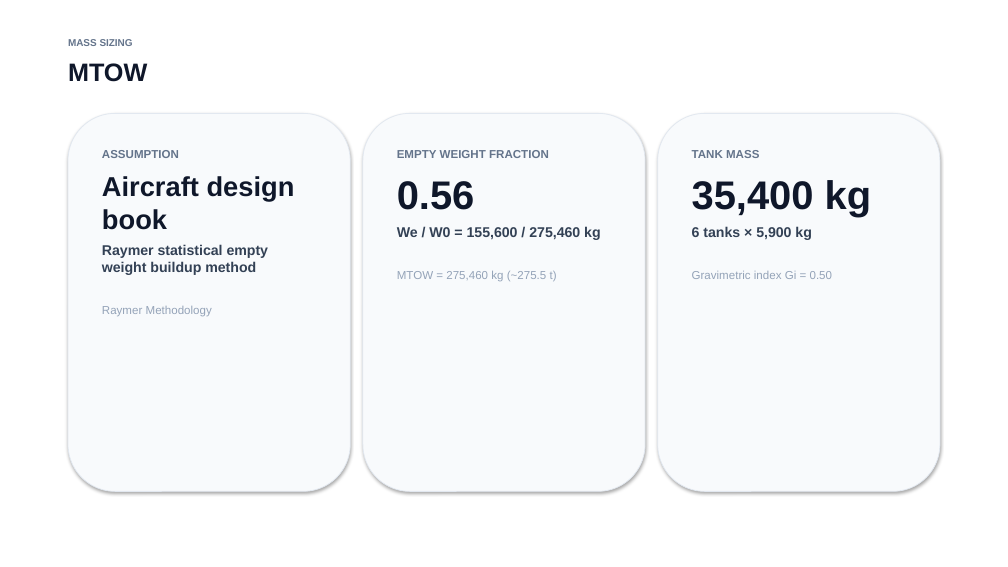
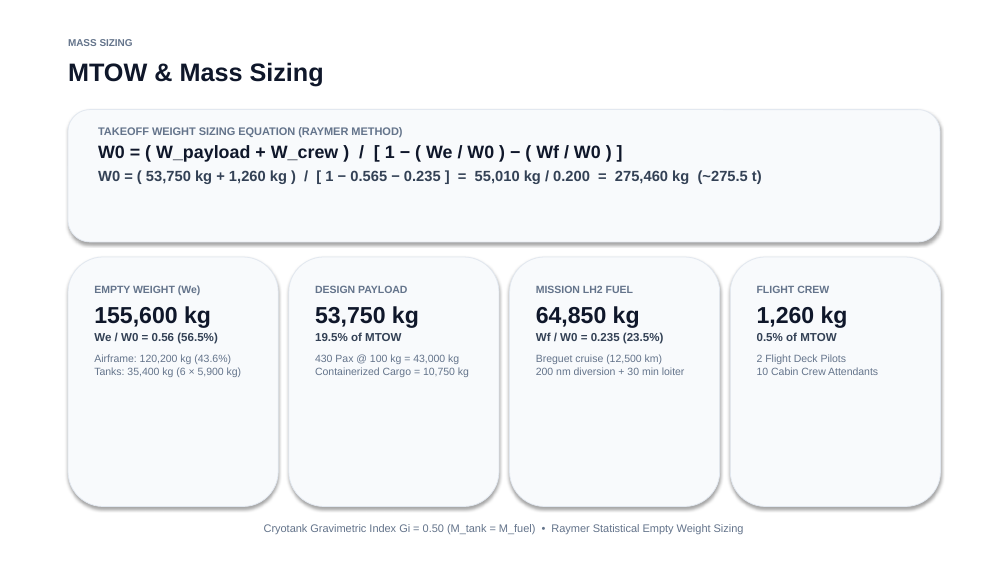
Before and after one commit to Deeprockz22/Aircraft-Design, a slide deck: slide 6 of Aircraft_Design_DT1_EXAELIA_Group13.pptx. Drawn at 1008x567 pixels with LibreOffice and Linux fonts; fonts in the diff are those of the drawing. Boxes give left, top, right and bottom in pixels: in the first picture for what was removed or moved away, otherwise in the second. Text is boxed around its words. In the diff, an @@ line names an element or a change of style, - is before the commit and + after.

Commit message:
Add explicit Raymer takeoff weight sizing calculation and mass breakdown to Slide 6

```diff
--- a/Aircraft_Design_DT1_EXAELIA_Group13.pptx
+++ b/Aircraft_Design_DT1_EXAELIA_Group13.pptx
@@ text at (68,62,324,87): text changed @@
-MTOW
+MTOW & Mass Sizing
@@ rounded rectangle: place and size @@
-rounded rectangle at (68,113,350,492)
+rounded rectangle at (68,110,940,242)
@@ text at (98,127,762,184): text changed; size 13.5 to 14 pt @@
-ASSUMPTION
-Aircraft design book
-Raymer statistical empty weight buildup method
-Raymer Methodology
+TAKEOFF WEIGHT SIZING EQUATION (RAYMER METHOD)
+W0 = ( W_payload + W_crew ) / [ 1 − ( We / W0 ) − ( Wf / W0 ) ]
+W0 = ( 53,750 kg + 1,260 kg ) / [ 1 − 0.565 − 0.235 ] = 55,010 kg / 0.200 = 275,460 kg (~275.5 t)
@@ rounded rectangle: place and size @@
-rounded rectangle at (363,113,645,492)
+rounded rectangle at (68,257,278,507)
@@ rounded rectangle: place and size @@
-rounded rectangle at (658,113,940,492)
+rounded rectangle at (289,257,499,507)
@@ rounded rectangle added at (510,257,720,507), fill #F8FAFC, outline #E2E8F0 0.75 pt @@
@@ rounded rectangle added at (730,257,941,507), fill #F8FAFC, outline #E2E8F0 0.75 pt @@
@@ text at (94,285,242,377): text changed; size 11 to 10 pt; text colour #334155 to #64748B; bold off @@
-EMPTY WEIGHT FRACTION
-0.56
-We / W0 = 155,600 / 275,460 kg
-MTOW = 275,460 kg (~275.5 t)
+EMPTY WEIGHT (We)
+155,600 kg
+We / W0 = 0.56 (56.5%)
+Airframe: 120,200 kg (43.6%)
+Tanks: 35,400 kg (6 × 5,900 kg)
@@ text at (315,285,469,377): text changed; size 11 to 10 pt; text colour #94A3B8 to #64748B; bold off @@
-TANK MASS
-35,400 kg
-6 tanks × 5,900 kg
-Gravimetric index Gi = 0.50
+DESIGN PAYLOAD
+53,750 kg
+19.5% of MTOW
+430 Pax @ 100 kg = 43,000 kg
+Containerized Cargo = 10,750 kg
@@ text added at (536,285,685,375), 10 pt, text #64748B @@
+MISSION LH2 FUEL
+64,850 kg
+Wf / W0 = 0.235 (23.5%)
+Breguet cruise (12,500 km)
+200 nm diversion + 30 min loiter
@@ text added at (757,285,878,375), 10 pt, text #64748B @@
+FLIGHT CREW
+1,260 kg
+0.5% of MTOW
+2 Flight Deck Pilots
+10 Cabin Crew Attendants
@@ text added at (264,524,744,534), 10.5 pt, text #64748B @@
+Cryotank Gravimetric Index Gi = 0.50 (M_tank = M_fuel) • Raymer Statistical Empty Weight Sizing
```
Also in this commit, not shown: 1 other file.
